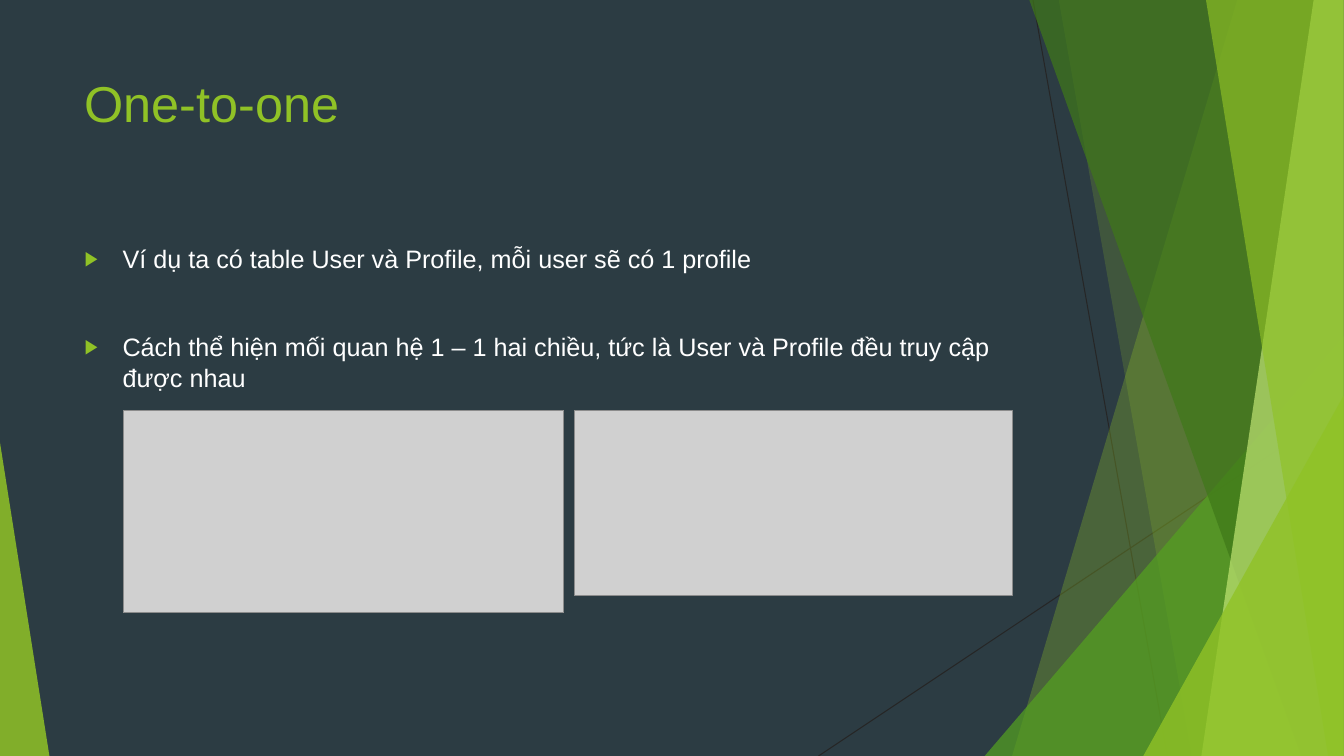
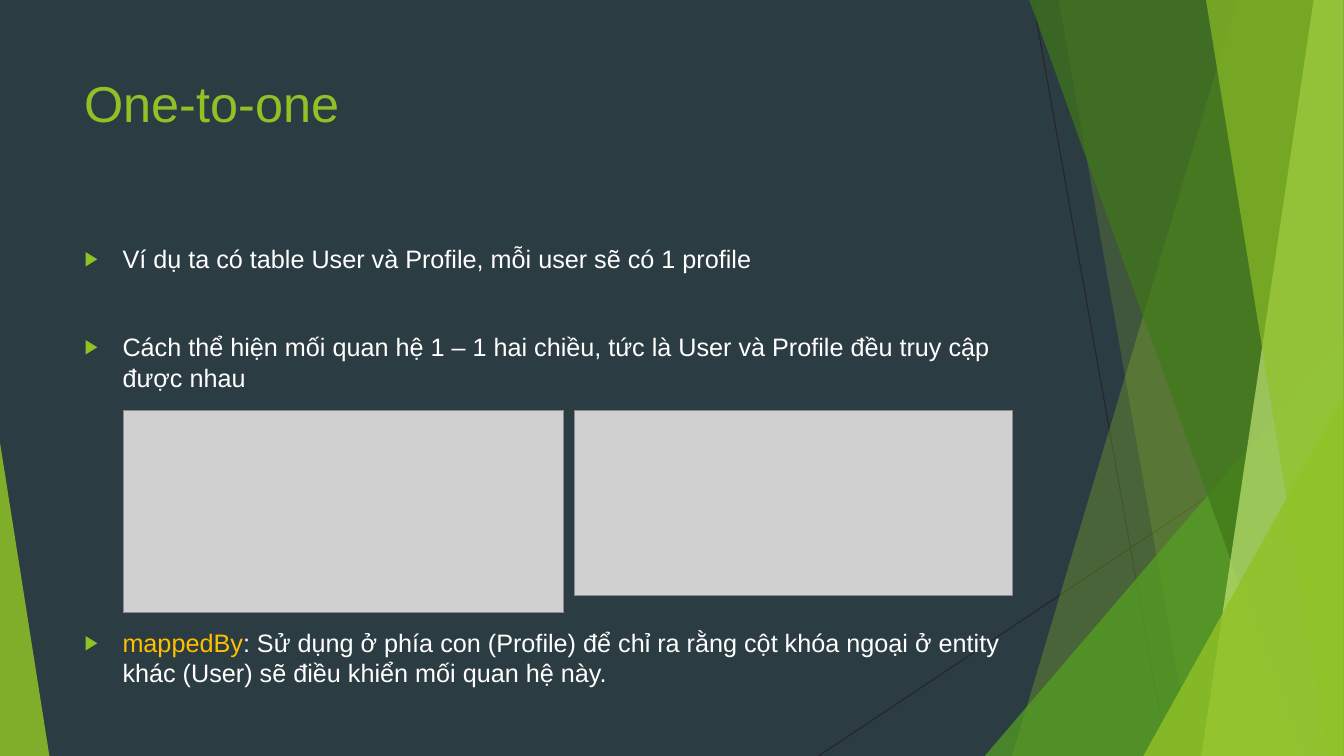
Before and after one commit to sobbingwind/SpringBoot, a slide deck: slide 36 of 07.Spring Data JPA.pptx (slide 34 before the commit). Drawn at 1344x756 pixels with LibreOffice and Linux fonts; fonts in the diff are those of the drawing; grey boxes stand for pictures. Boxes give left, top, right and bottom in pixels: in the first picture for what was removed or moved away, otherwise in the second. Text is boxed around its words. In the diff, an @@ line names an element or a change of style, - is before the commit and + after.

```diff
--- a/07.Spring Data JPA.pptx
+++ b/07.Spring Data JPA.pptx
@@ text at box(123, 632, 999, 688): paragraph added @@
+▶ mappedBy: Sử dụng ở phía con (Profile) để chỉ ra rằng cột khóa ngoại ở entity khác (User) sẽ điều khiển mối quan hệ này.
```
Also in this commit, not shown: 3 other slides changed, 7 slides added.
